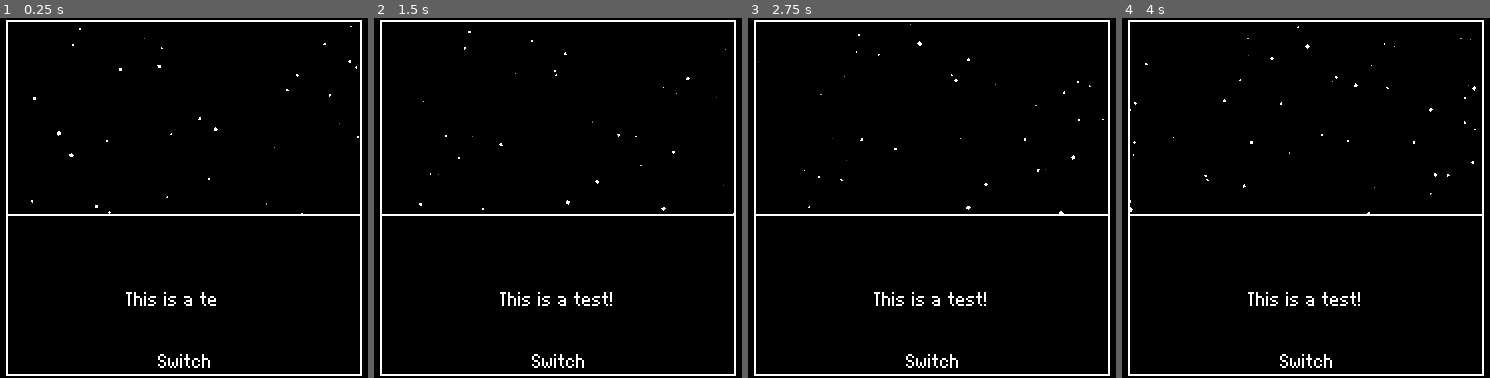
Above: before the commit, frames 1-4 (left to right).
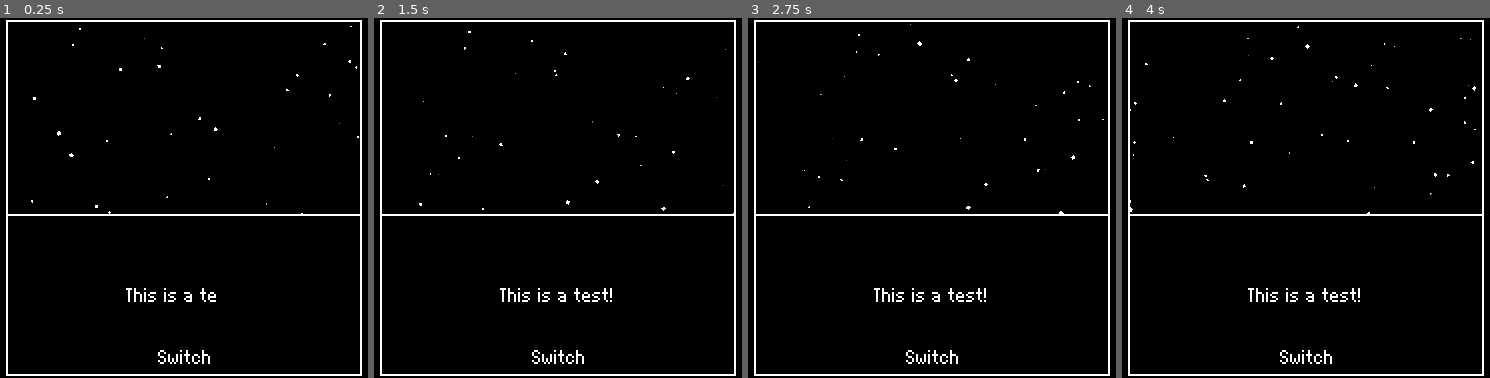
Above: after the commit, the same moments.

Repository: Banalian/BitBiscuit-GMTK2024
Game: Godot game, scene res://Scenes/main.tscn
Same seed, same stepped clock (60 frames per second), same inputs: the game is played once before the commit and once after it.
Inputs (mouse positions are in pixels of both pictures, inside the frame that each line leads up to):
- Up to frame 1 (0.25 s): no input
- Up to frame 2 (1.5 s): move the mouse to (697, 180) at 0.52 s; click (697, 180) at 0.67 s; move the mouse to (429, 216) at 1.27 s; click (429, 216) at 1.42 s
- Up to frame 3 (2.75 s): move the mouse to (994, 118) at 2.02 s; click (994, 118) at 2.17 s
- Up to frame 4 (4 s): move the mouse to (1272, 270) at 2.77 s; click (1272, 270) at 2.92 s; move the mouse to (outside the picture) at 3.52 s; click (outside the picture) at 3.67 s

The runs differ from the first frame. In frame 1, 0.5% of the frame differs, in the area x 34-59%, y 75-98%; in frame 2, 0.6%, in the area x 34-65%, y 75-98%; in frame 3, 0.6%; in frame 4, 0.6%.

Commit message:
Fix the fix for the fix for the damn font >:( >:( >:(

Diff:
--- a/default_theme.tres
+++ b/default_theme.tres
@@ -1,34 +1,34 @@
 [gd_resource type="Theme" load_steps=6 format=3 uid="uid://lv5tbgrdsspw"]
 
 [sub_resource type="StyleBoxEmpty" id="StyleBoxEmpty_ca4x0"]
-content_margin_left = 2.0
+content_margin_left = 4.0
 content_margin_top = 1.0
-content_margin_right = 1.0
-content_margin_bottom = 2.0
+content_margin_right = 3.0
+content_margin_bottom = 1.0
 
 [sub_resource type="StyleBoxEmpty" id="StyleBoxEmpty_kov7t"]
-content_margin_left = 2.0
+content_margin_left = 4.0
 content_margin_top = 1.0
-content_margin_right = 1.0
-content_margin_bottom = 2.0
+content_margin_right = 3.0
+content_margin_bottom = 1.0
 
 [sub_resource type="StyleBoxEmpty" id="StyleBoxEmpty_uxolf"]
-content_margin_left = 2.0
+content_margin_left = 4.0
 content_margin_top = 1.0
-content_margin_right = 1.0
-content_margin_bottom = 2.0
+content_margin_right = 3.0
+content_margin_bottom = 1.0
 
 [sub_resource type="StyleBoxEmpty" id="StyleBoxEmpty_c707e"]
-content_margin_left = 2.0
+content_margin_left = 4.0
 content_margin_top = 1.0
-content_margin_right = 1.0
-content_margin_bottom = 2.0
+content_margin_right = 3.0
+content_margin_bottom = 1.0
 
 [sub_resource type="StyleBoxEmpty" id="StyleBoxEmpty_8wy5l"]
-content_margin_left = 2.0
+content_margin_left = 4.0
 content_margin_top = 1.0
-content_margin_right = 1.0
-content_margin_bottom = 2.0
+content_margin_right = 3.0
+content_margin_bottom = 1.0
 
 [resource]
 Button/colors/font_color = Color(1, 1, 1, 1)
Binary file changed: Assets/Fonts/KastBasic.ttf
